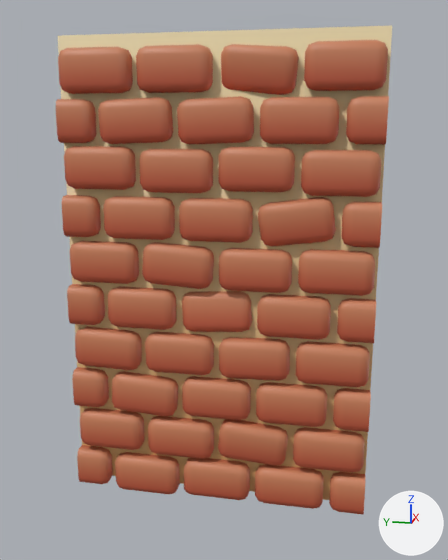
Two versions of the FBX model Assets/Art/Models/BrickWallOuter_M.fbx, one commit apart.
One viewpoint serves both versions: a 50 mm lens placed at (-4.9, -0.81, 2.45), pointed at (-1.15, -0.06, 1.51). Every picture has the same lights, and +X, +Y and +Z are marked at lower right.

Names of what the first picture shows: 'BrickWall'.
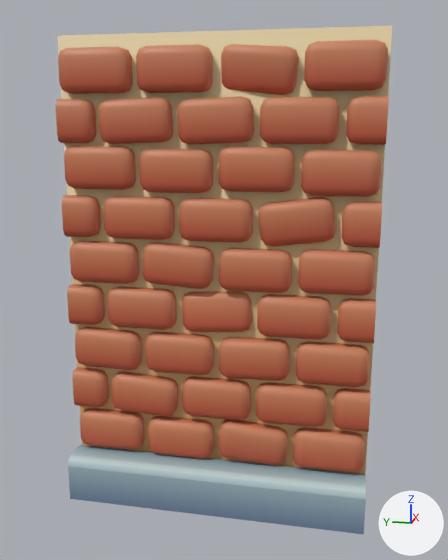
Where the newer file only moved an object's origin or applied its transform, the numbers keep the older frame.

Changed parts and their boxes (x1, y1, x2, y2) in the pictures (448 x 560 px):
'BrickWall', reshaped
    before: (56, 25, 392, 515)
    after: (56, 25, 392, 535)
part 1 of me_cube_087, added
    after: (68, 445, 366, 535)

What the commit changed:
Material 'Material' (mat_material) is new.
Its texture is img_environment_tx_psd.
me_cube_087 is used by ob_brickwall; location (0.0, 0.0, 0.0).
Verts and faces of me_cube_087; kept vertices keep their numbers, new ones are numbered from 1690.
me_cube_087 had 1690 vertices, 1357 faces and spanned x -1.2..-1.0, y -1.0..1.0, z -0.06..3.0.
me_cube_087 now has 1700 vertices, 1361 faces and spans x -1.34..-1.0, y -1.0..1.0, z -0.07..3.0.
Part 1, on me_cube_087:
New vertex 1690 is at (-1.34, -1.0, -0.07), pixel (363, 534).
New vertex 1691 is at (-1.28, -1.0, 0.24), pixel (366, 486).
New vertex 1692 is at (-1.34, -1.0, 0.19), pixel (365, 499).
New vertex 1693 is at (-1.32, -1.0, 0.23), pixel (366, 492).
New vertex 1694 is at (-1.14, -1.0, 0.24), pixel (365, 474).
New vertices 1695 to 1699 stand at vertices 1690 to 1694, in that order, plus (0.0, 2.0, 0.0).
New faces: (1692, 1693, 1698, 1697), (1691, 1696, 1698, 1693), (1690, 1692, 1697, 1695), (1691, 1694, 1699, 1696) (mat_material (picture img_environment_tx_psd)).
me_cube_087 now uses material mat_material (picture img_environment_tx_psd).
